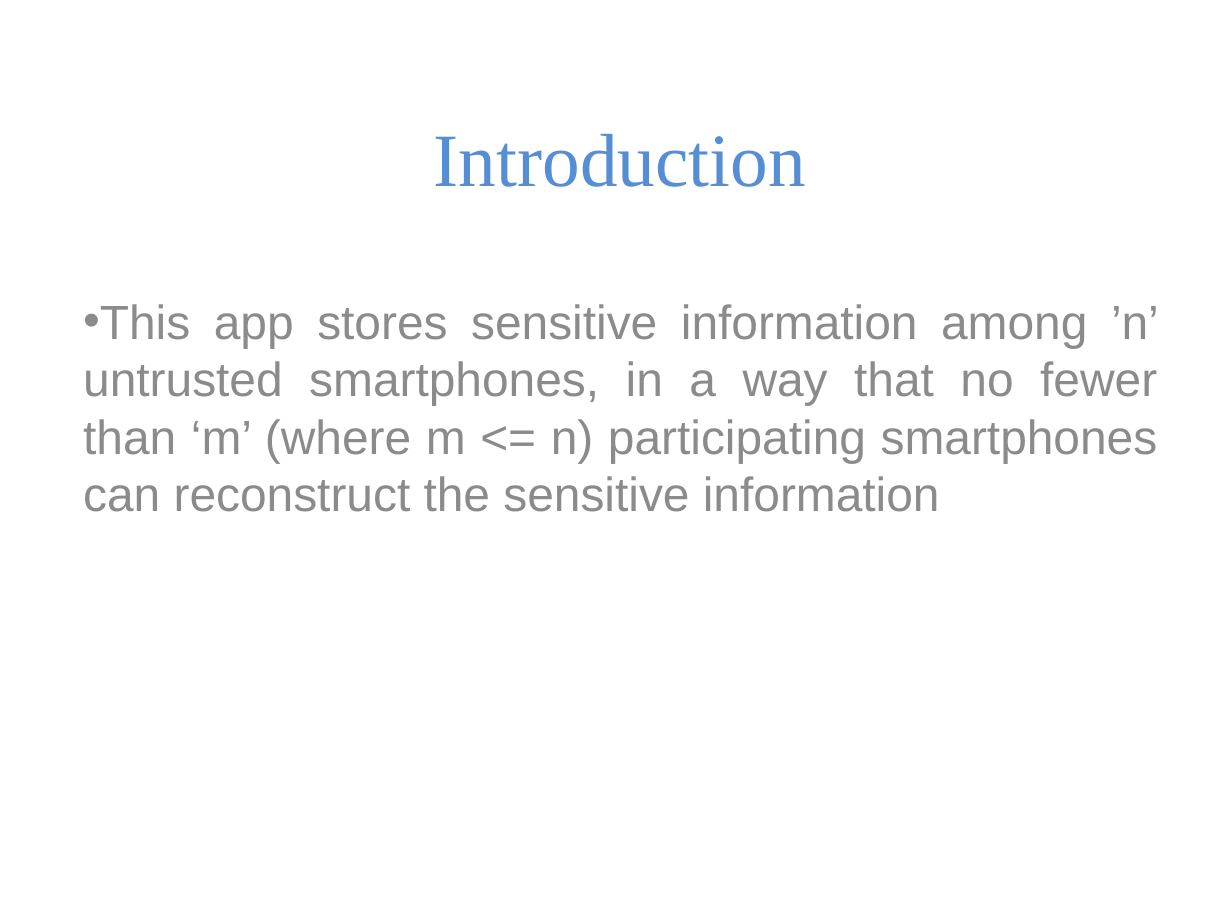
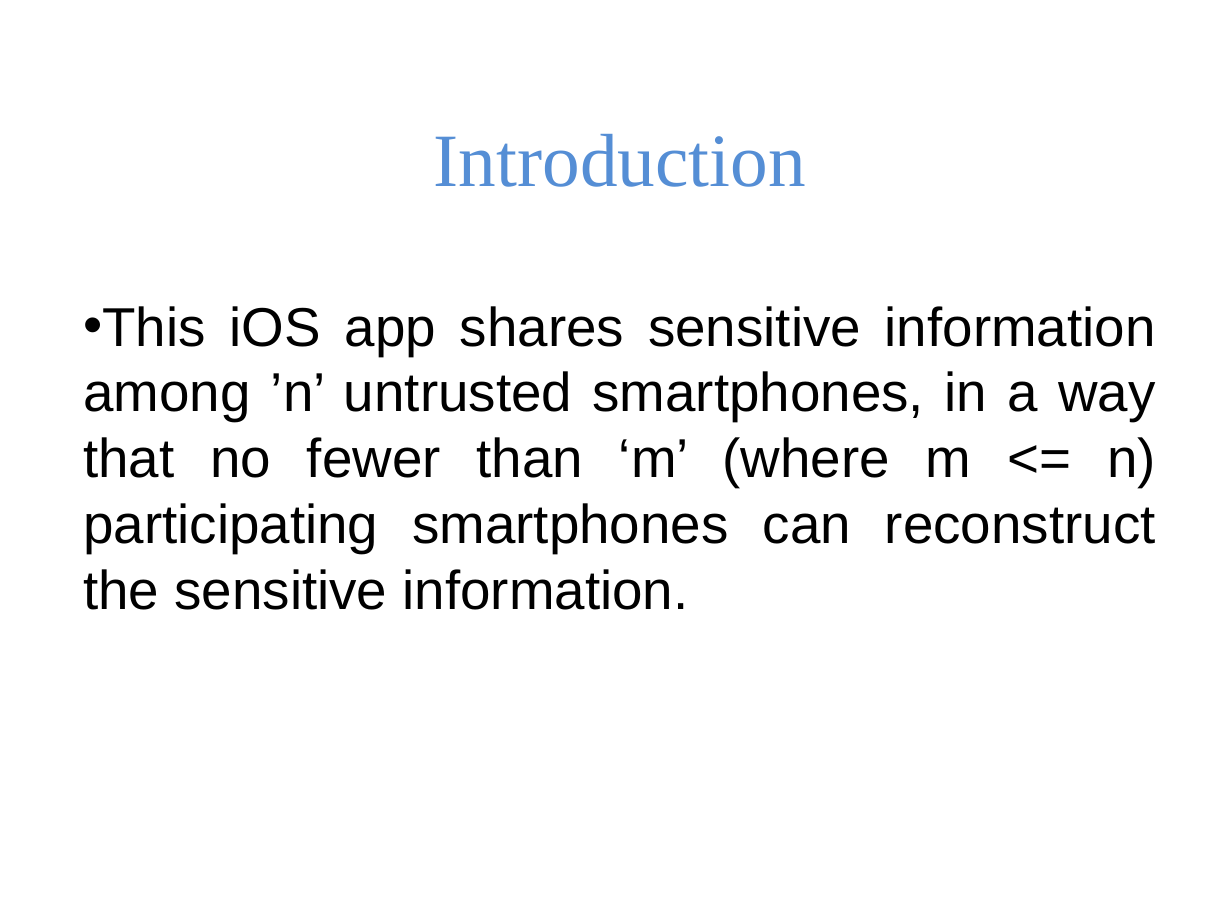
Before and after one commit to santoshcsdev/HacathonFall16, a slide deck: slide 2 of Presentation.pptx. Drawn at 1232x924 pixels with LibreOffice and Linux fonts; fonts in the diff are those of the drawing; background and template pictures are left out. Boxes give left, top, right and bottom in pixels: in the first picture for what was removed or moved away, otherwise in the second. Text is boxed around its words. In the diff, an @@ line names an element or a change of style, - is before the commit and + after.

```diff
--- a/Presentation.pptx
+++ b/Presentation.pptx
@@ subtitle at (83,306,1156,610): text changed; size 28 to 32 pt; text colour #8C8C8C to #000000 @@
-• This app stores sensitive information among ’n’ untrusted smartphones, in a way that no fewer than ‘m’ (where m <= n) participating smartphones can reconstruct the sensitive information
+• This iOS app shares sensitive information among ’n’ untrusted smartphones, in a way that no fewer than ‘m’ (where m <= n) participating smartphones can reconstruct the sensitive information.
```
Also in this commit, not shown: 1 other slide changed.
